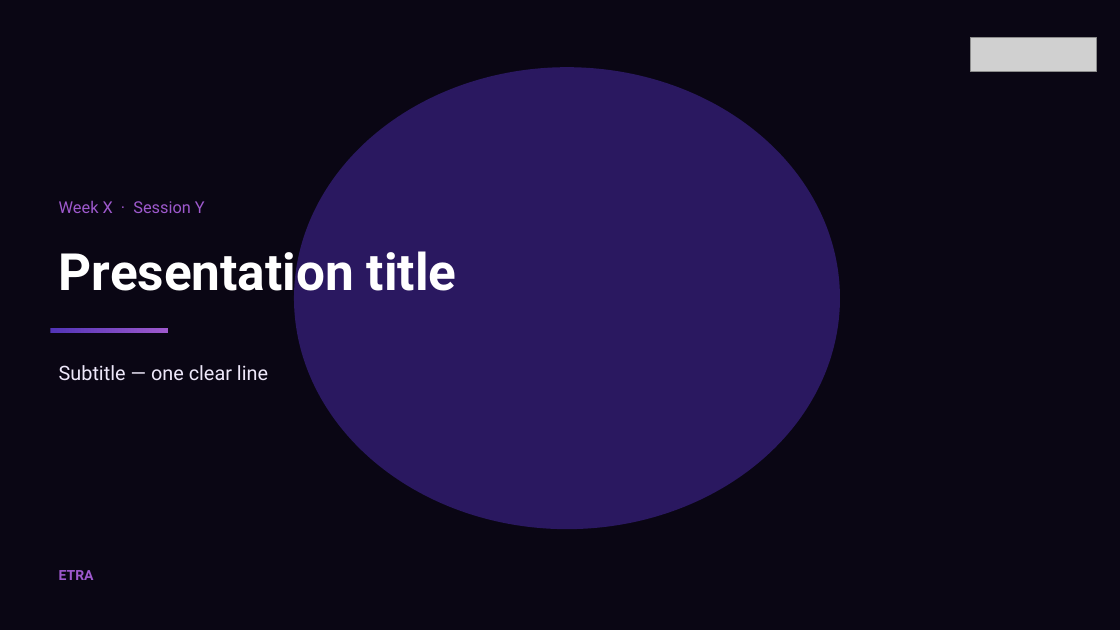
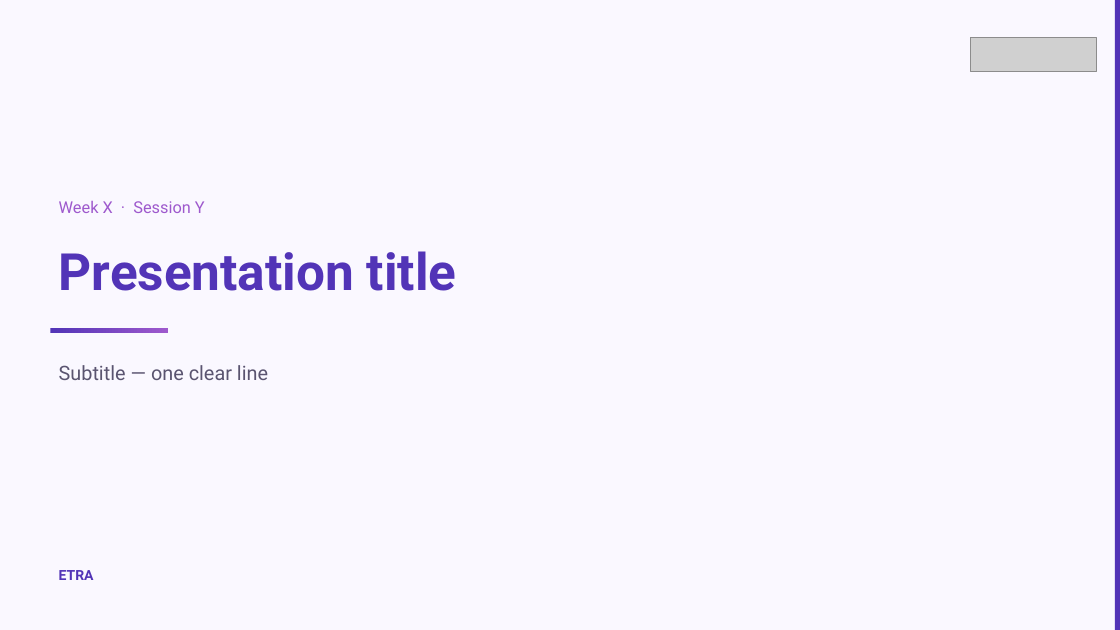
Before and after one commit to iksasa15/AI-ML, a slide deck: slide 1 of web-presentation/pdf-exports/ETRA-Presentation-Blank-Template.pptx. Drawn at 1120x630 pixels with LibreOffice and Linux fonts; fonts in the diff are those of the drawing; grey boxes stand for pictures. Boxes give left, top, right and bottom in pixels: in the first picture for what was removed or moved away, otherwise in the second. Text is boxed around its words. In the diff, an @@ line names an element or a change of style, - is before the commit and + after.

```diff
--- a/web-presentation/pdf-exports/ETRA-Presentation-Blank-Template.pptx
+++ b/web-presentation/pdf-exports/ETRA-Presentation-Blank-Template.pptx
@@ background #0A0614 to #FAF8FF @@
@@ rectangle added at box(1115, 0, 1120, 630), fill #5234B7 @@
@@ ellipse removed at box(294, 67, 840, 529) @@
@@ text "Presentation title" at box(59, 251, 457, 291): text colour #FFFFFF to #5234B7 @@
@@ text "Subtitle — one clear line" at box(59, 365, 268, 380): text colour #EEE8FA to #5A5470 @@
@@ text "ETRA" at box(59, 570, 94, 580): text colour #9E59CD to #5234B7 @@
```
Also in this commit, not shown: 1 other slide changed, 5 other files.
